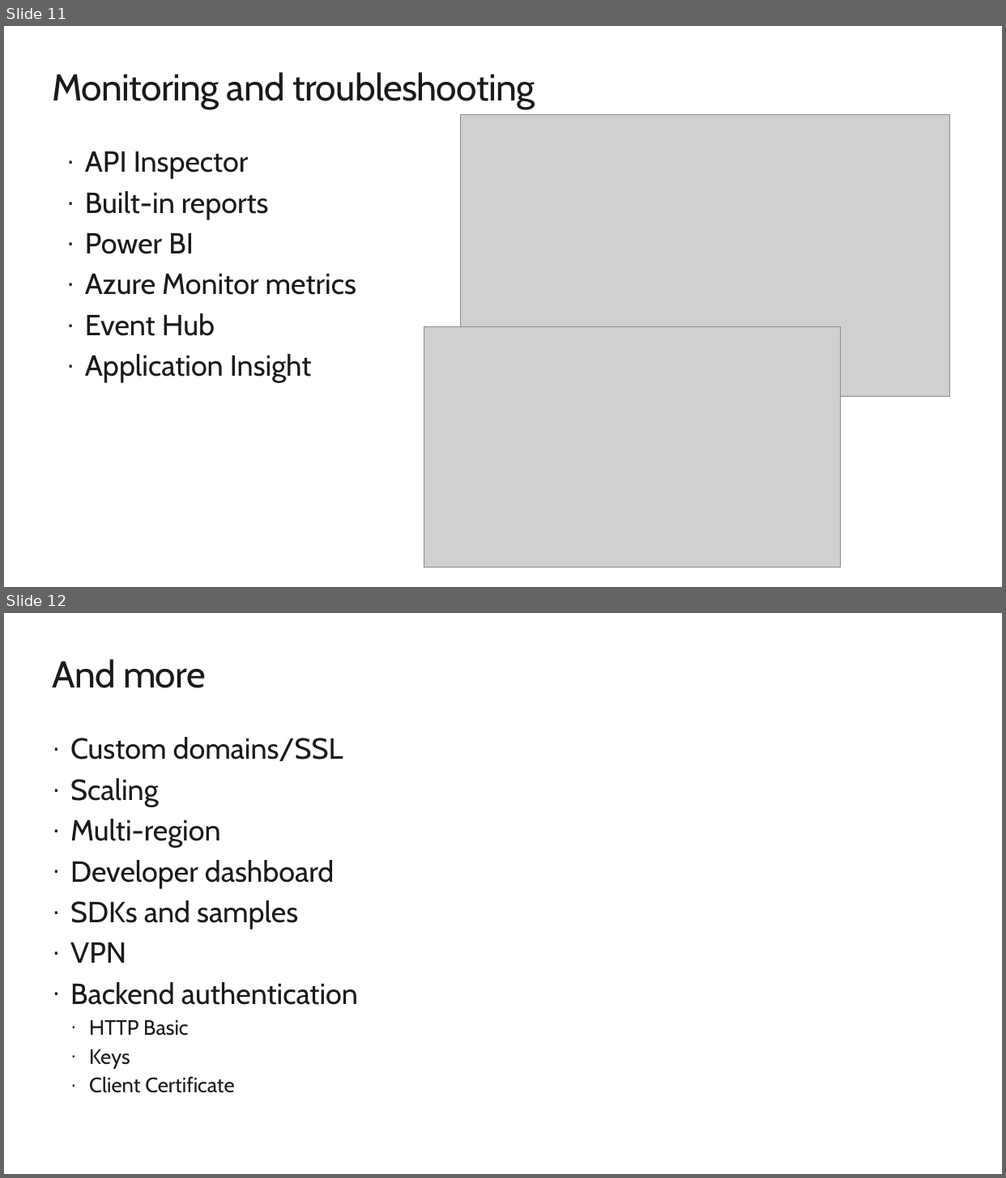
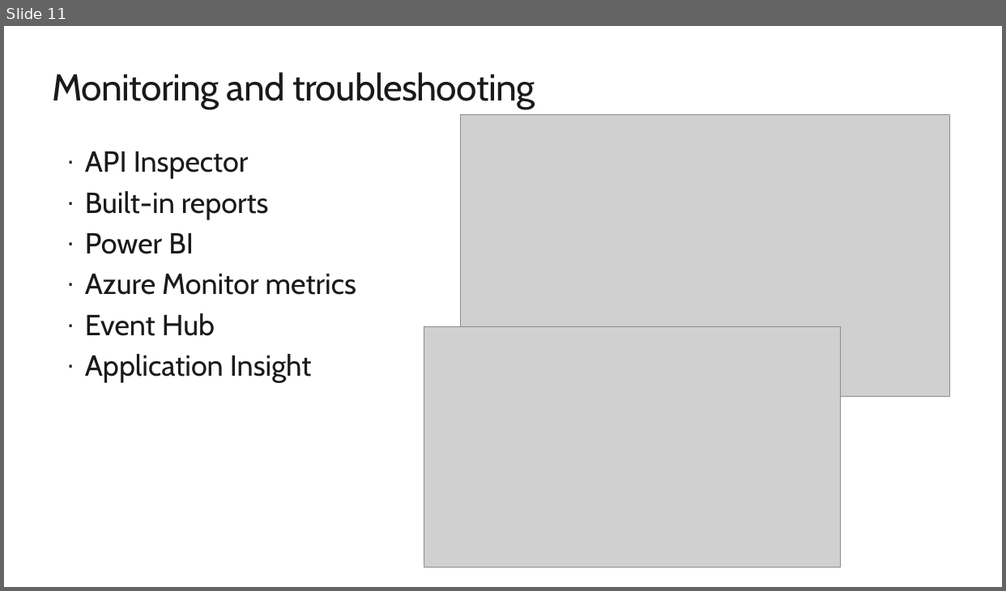
Before and after one commit to rbickel/TDCAPIM, a slide deck: API Management.pptx. Shown one above the other, each under a label of ours: slides 11 and 12 before the commit, slide 11 after it. The pictures are 1006x1178 and 1006x591 pixels, drawn with LibreOffice and Linux fonts; fonts in the diff are those of the drawing; grey boxes stand for pictures; background and template pictures are left out. Boxes give left, top, right and bottom in pixels: in the first picture for what was removed or moved away, otherwise in the second. Text is boxed around its words. In the diff, an @@ line names an element or a change of style, - is before the commit and + after.

```diff
--- a/API Management.pptx
+++ b/API Management.pptx
@@ slide 12 removed at [4,613,1002,1174], background #FFFFFF @@
@@ title removed at [52,659,206,688] @@
-And more
@@ text removed at [70,737,358,1093] @@
-· Custom domains/SSL
-· Scaling
-· Multi-region
-· Developer dashboard
-· SDKs and samples
-· VPN
-· Backend authentication
-  · HTTP Basic
-  · Keys
-  · Client Certificate
```
Also in this commit, not shown: 5 slides changed, 2 slides added, 3 other slides removed.
